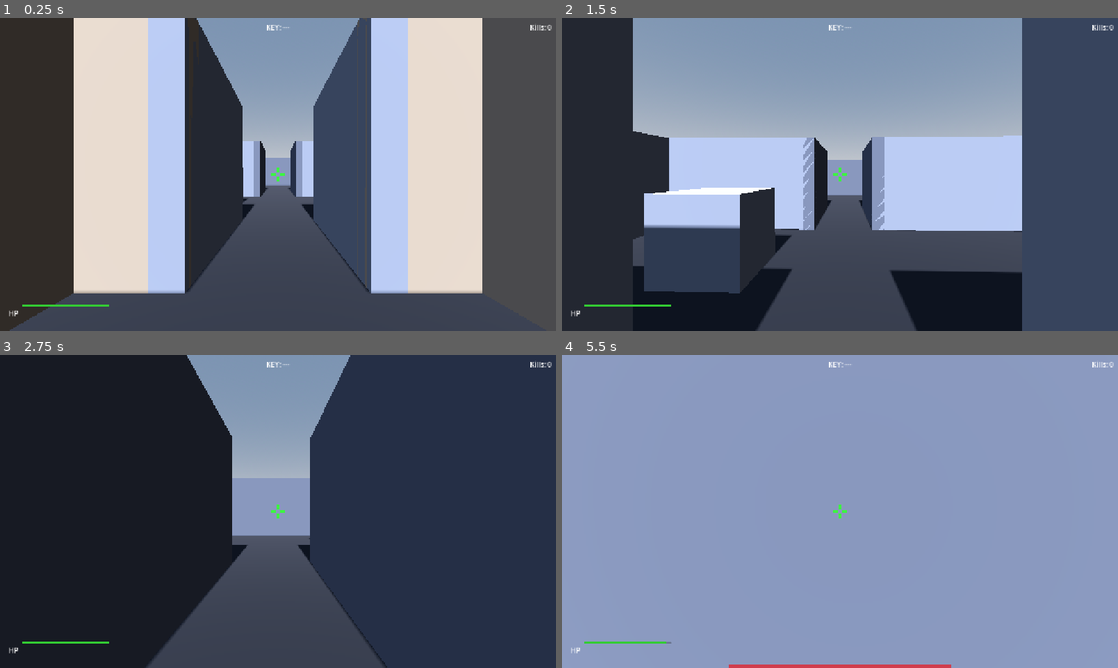
Above: before the commit, frames 1-4 (two rows, left to right).
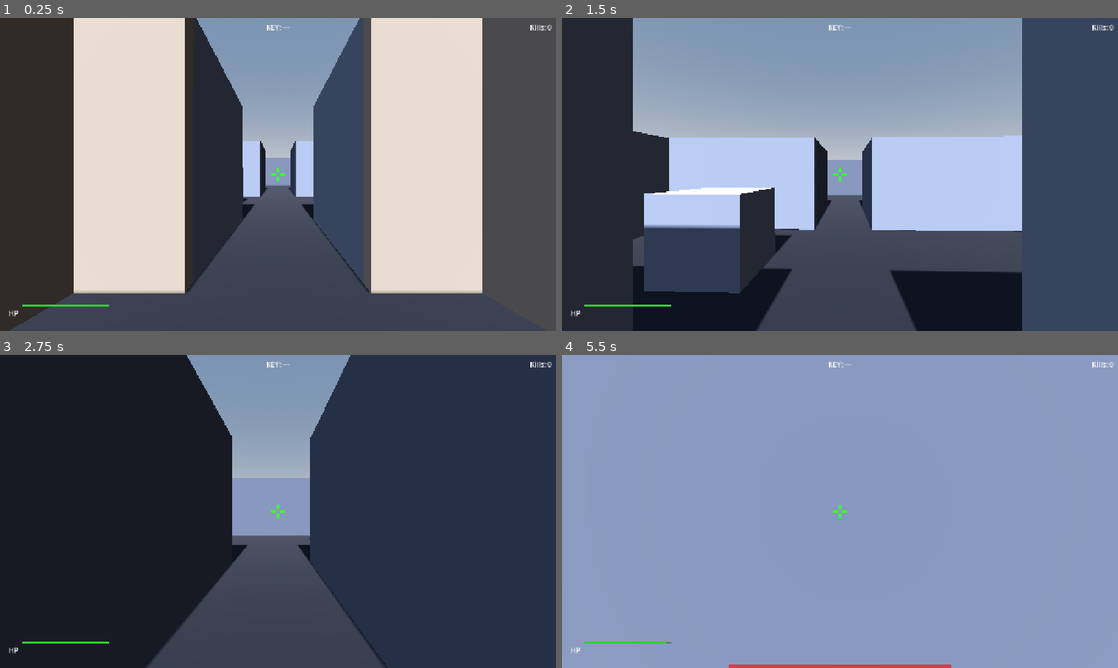
Above: after the commit, the same moments.

Repository: yarlson/hollows
Game: Godot game, scene res://scenes/levels/labyrinth.tscn
Two runs of this game, one before a commit and one after it. Both use one fixed random seed, a clock stepped at 60 frames per second and the inputs below.
Inputs (mouse positions are in pixels of both pictures, inside the frame that each line leads up to):
- Up to frame 1 (0.25 s): no input
- Up to frame 2 (1.5 s): tap Enter at 0.5 s; move the mouse to (867, 174) at 0.52 s; press the mouse at (867, 174) at 0.53 s; hold W (move_forward) from 0.53 s (still down); tap Space (jump) at 0.77 s; move the mouse to (812, 174) at 1.27 s; release the mouse at (812, 174) at 1.28 s; click (812, 174) at 1.35 s
- Up to frame 3 (2.75 s): keep holding W (move_forward); tap Space (jump) at 1.52 s; move the mouse to (289, 505) at 2.02 s; press the mouse at (289, 505) at 2.03 s
- Up to frame 4 (5.5 s): keep holding W (move_forward); move the mouse to (834, 517) at 2.77 s; release the mouse at (834, 517) at 2.78 s; click (834, 517) at 2.85 s; tap Space (jump) at 3.02, 3.77, 4.52, 5 s; move the mouse to (878, 514) at 3.52 s; press the mouse at (878, 514) at 3.53 s; move the mouse to (795, 508) at 4.27 s; release the mouse at (795, 508) at 4.28 s; click (795, 508) at 4.35 s; move the mouse to (845, 511) at 5.02 s; press the mouse at (845, 511) at 5.03 s

The runs differ from the first frame. In frame 1, 12% of the frame differs, in the area x 26-74%, y 0-88%; in frame 2, 1.1%; in frame 3, less than 0.1%; in frame 4, less than 0.1%.

Commit message:
Fix wall joint gaps by extending each wall segment 0.25 units past perpendicular connections so CSG plates overlap at every corner and T-junction, eliminating visible seams and dark lines at wall joints throughout the labyrinth

Diff:
--- a/scenes/levels/labyrinth.tscn
+++ b/scenes/levels/labyrinth.tscn
@@ -84,7 +84,7 @@
 use_collision = true
 collision_layer = 1
 collision_mask = 0
-size = Vector3(0.5, 4, 10.5)
+size = Vector3(0.5, 4, 10)
 material = SubResource("SpawnMaterial")
 
 [node name="SpawnEast" type="CSGBox3D" parent="Geometry"]
@@ -92,7 +92,7 @@
 use_collision = true
 collision_layer = 1
 collision_mask = 0
-size = Vector3(0.5, 4, 10.5)
+size = Vector3(0.5, 4, 10)
 material = SubResource("SpawnMaterial")
 
 [node name="SpawnNorthL" type="CSGBox3D" parent="Geometry"]
@@ -116,7 +116,7 @@
 use_collision = true
 collision_layer = 1
 collision_mask = 0
-size = Vector3(0.5, 4, 4.5)
+size = Vector3(0.5, 4, 4)
 material = SubResource("SouthHallMaterial")
 
 [node name="CorridorSEast" type="CSGBox3D" parent="Geometry"]
@@ -124,7 +124,7 @@
 use_collision = true
 collision_layer = 1
 collision_mask = 0
-size = Vector3(0.5, 4, 4.5)
+size = Vector3(0.5, 4, 4)
 material = SubResource("SouthHallMaterial")
 
 [node name="SHallSouthL" type="CSGBox3D" parent="Geometry"]
@@ -160,35 +160,35 @@
 material = SubResource("SouthHallMaterial")
 
 [node name="SHallWestS" type="CSGBox3D" parent="Geometry"]
-transform = Transform3D(1, 0, 0, 0, 1, 0, 0, 0, 1, -8, 2, 11.125)
-use_collision = true
-collision_layer = 1
-collision_mask = 0
-size = Vector3(0.5, 4, 2.75)
+transform = Transform3D(1, 0, 0, 0, 1, 0, 0, 0, 1, -8, 2, 11.25)
+use_collision = true
+collision_layer = 1
+collision_mask = 0
+size = Vector3(0.5, 4, 2.5)
 material = SubResource("SouthHallMaterial")
 
 [node name="SHallWestN" type="CSGBox3D" parent="Geometry"]
-transform = Transform3D(1, 0, 0, 0, 1, 0, 0, 0, 1, -8, 2, 16.875)
-use_collision = true
-collision_layer = 1
-collision_mask = 0
-size = Vector3(0.5, 4, 2.75)
+transform = Transform3D(1, 0, 0, 0, 1, 0, 0, 0, 1, -8, 2, 16.75)
+use_collision = true
+collision_layer = 1
+collision_mask = 0
+size = Vector3(0.5, 4, 2.5)
 material = SubResource("SouthHallMaterial")
 
 [node name="SHallEastS" type="CSGBox3D" parent="Geometry"]
-transform = Transform3D(1, 0, 0, 0, 1, 0, 0, 0, 1, 8, 2, 11.125)
-use_collision = true
-collision_layer = 1
-collision_mask = 0
-size = Vector3(0.5, 4, 2.75)
+transform = Transform3D(1, 0, 0, 0, 1, 0, 0, 0, 1, 8, 2, 11.25)
+use_collision = true
+collision_layer = 1
+collision_mask = 0
+size = Vector3(0.5, 4, 2.5)
 material = SubResource("SouthHallMaterial")
 
 [node name="SHallEastN" type="CSGBox3D" parent="Geometry"]
-transform = Transform3D(1, 0, 0, 0, 1, 0, 0, 0, 1, 8, 2, 16.875)
-use_collision = true
-collision_layer = 1
-collision_mask = 0
-size = Vector3(0.5, 4, 2.75)
+transform = Transform3D(1, 0, 0, 0, 1, 0, 0, 0, 1, 8, 2, 16.75)
+use_collision = true
+collision_layer = 1
+collision_mask = 0
+size = Vector3(0.5, 4, 2.5)
 material = SubResource("SouthHallMaterial")
 
 [node name="CombatWNorth" type="CSGBox3D" parent="Geometry"]
@@ -212,7 +212,7 @@
 use_collision = true
 collision_layer = 1
 collision_mask = 0
-size = Vector3(0.5, 4, 8.5)
+size = Vector3(0.5, 4, 8)
 material = SubResource("CombatMaterial")
 
 [node name="CombatENorth" type="CSGBox3D" parent="Geometry"]
@@ -236,7 +236,7 @@
 use_collision = true
 collision_layer = 1
 collision_mask = 0
-size = Vector3(0.5, 4, 8.5)
+size = Vector3(0.5, 4, 8)
 material = SubResource("CombatMaterial")
 
 [node name="CorridorNWest" type="CSGBox3D" parent="Geometry"]
@@ -244,7 +244,7 @@
 use_collision = true
 collision_layer = 1
 collision_mask = 0
-size = Vector3(0.5, 4, 6.5)
+size = Vector3(0.5, 4, 6)
 material = SubResource("NorthMaterial")
 
 [node name="CorridorNEast" type="CSGBox3D" parent="Geometry"]
@@ -252,7 +252,7 @@
 use_collision = true
 collision_layer = 1
 collision_mask = 0
-size = Vector3(0.5, 4, 6.5)
+size = Vector3(0.5, 4, 6)
 material = SubResource("NorthMaterial")
 
 [node name="NorthWall" type="CSGBox3D" parent="Geometry"]
@@ -280,35 +280,35 @@
 material = SubResource("NorthMaterial")
 
 [node name="NHallWestUpper" type="CSGBox3D" parent="Geometry"]
-transform = Transform3D(1, 0, 0, 0, 1, 0, 0, 0, 1, -8, 2, -2.375)
-use_collision = true
-collision_layer = 1
-collision_mask = 0
-size = Vector3(0.5, 4, 3.75)
+transform = Transform3D(1, 0, 0, 0, 1, 0, 0, 0, 1, -8, 2, -2.25)
+use_collision = true
+collision_layer = 1
+collision_mask = 0
+size = Vector3(0.5, 4, 3.5)
 material = SubResource("NorthMaterial")
 
 [node name="NHallWestLower" type="CSGBox3D" parent="Geometry"]
-transform = Transform3D(1, 0, 0, 0, 1, 0, 0, 0, 1, -8, 2, 3.375)
-use_collision = true
-collision_layer = 1
-collision_mask = 0
-size = Vector3(0.5, 4, 1.75)
+transform = Transform3D(1, 0, 0, 0, 1, 0, 0, 0, 1, -8, 2, 3.25)
+use_collision = true
+collision_layer = 1
+collision_mask = 0
+size = Vector3(0.5, 4, 1.5)
 material = SubResource("NorthMaterial")
 
 [node name="NHallEastUpper" type="CSGBox3D" parent="Geometry"]
-transform = Transform3D(1, 0, 0, 0, 1, 0, 0, 0, 1, 8, 2, -2.875)
-use_collision = true
-collision_layer = 1
-collision_mask = 0
-size = Vector3(0.5, 4, 2.75)
+transform = Transform3D(1, 0, 0, 0, 1, 0, 0, 0, 1, 8, 2, -2.75)
+use_collision = true
+collision_layer = 1
+collision_mask = 0
+size = Vector3(0.5, 4, 2.5)
 material = SubResource("NorthMaterial")
 
 [node name="NHallEastLower" type="CSGBox3D" parent="Geometry"]
-transform = Transform3D(1, 0, 0, 0, 1, 0, 0, 0, 1, 8, 2, 2.875)
-use_collision = true
-collision_layer = 1
-collision_mask = 0
-size = Vector3(0.5, 4, 2.75)
+transform = Transform3D(1, 0, 0, 0, 1, 0, 0, 0, 1, 8, 2, 2.75)
+use_collision = true
+collision_layer = 1
+collision_mask = 0
+size = Vector3(0.5, 4, 2.5)
 material = SubResource("NorthMaterial")
 
 [node name="KeyRoomSouth" type="CSGBox3D" parent="Geometry"]
@@ -324,7 +324,7 @@
 use_collision = true
 collision_layer = 1
 collision_mask = 0
-size = Vector3(0.5, 4, 8.5)
+size = Vector3(0.5, 4, 8)
 material = SubResource("KeyRoomMaterial")
 
 [node name="NWCorrNorth" type="CSGBox3D" parent="Geometry"]
@@ -348,7 +348,7 @@
 use_collision = true
 collision_layer = 1
 collision_mask = 0
-size = Vector3(0.5, 4, 4.0)
+size = Vector3(0.5, 4, 3.5)
 material = SubResource("ExitMaterial")
 
 [node name="DoorFrameLower" type="CSGBox3D" parent="Geometry"]
@@ -356,7 +356,7 @@
 use_collision = true
 collision_layer = 1
 collision_mask = 0
-size = Vector3(0.5, 4, 2.0)
+size = Vector3(0.5, 4, 1.5)
 material = SubResource("ExitMaterial")
 
 [node name="ExitRoomSouth" type="CSGBox3D" parent="Geometry"]
@@ -372,7 +372,7 @@
 use_collision = true
 collision_layer = 1
 collision_mask = 0
-size = Vector3(0.5, 4, 8.5)
+size = Vector3(0.5, 4, 8)
 material = SubResource("ExitMaterial")
 
 [node name="PerimWest" type="CSGBox3D" parent="Geometry"]
@@ -380,7 +380,7 @@
 use_collision = true
 collision_layer = 1
 collision_mask = 0
-size = Vector3(0.5, 4, 6.5)
+size = Vector3(0.5, 4, 6)
 material = SubResource("CombatMaterial")
 
 [node name="PerimEast" type="CSGBox3D" parent="Geometry"]
@@ -388,7 +388,7 @@
 use_collision = true
 collision_layer = 1
 collision_mask = 0
-size = Vector3(0.5, 4, 6.5)
+size = Vector3(0.5, 4, 6)
 material = SubResource("CombatMaterial")
 
 [node name="SouthHallPillar" type="CSGBox3D" parent="Geometry"]
